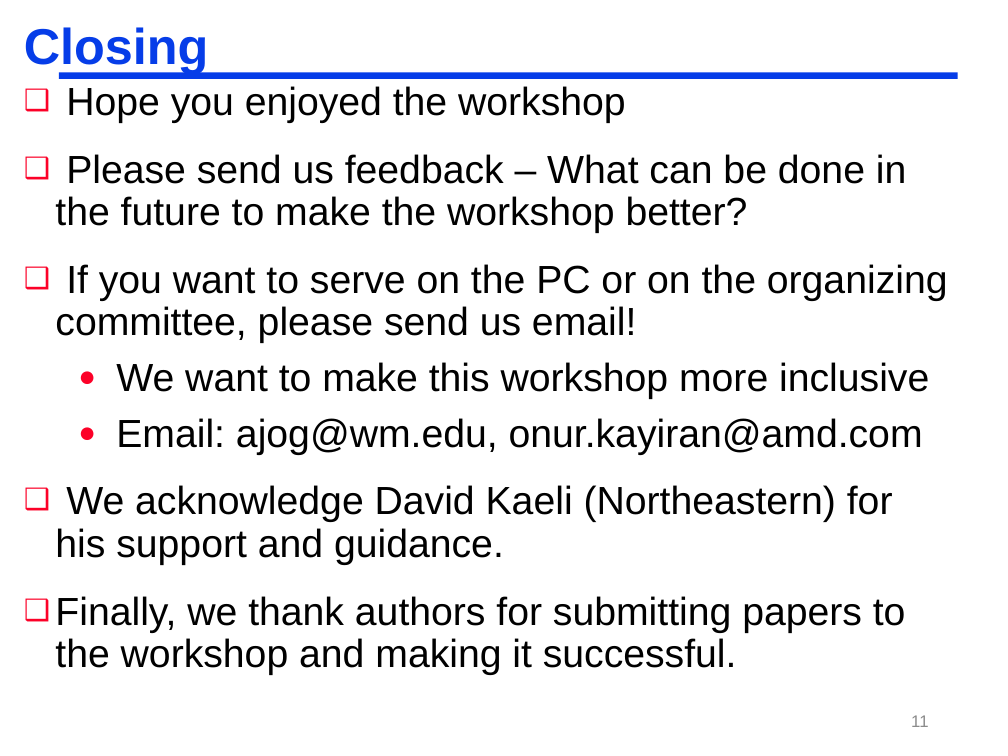
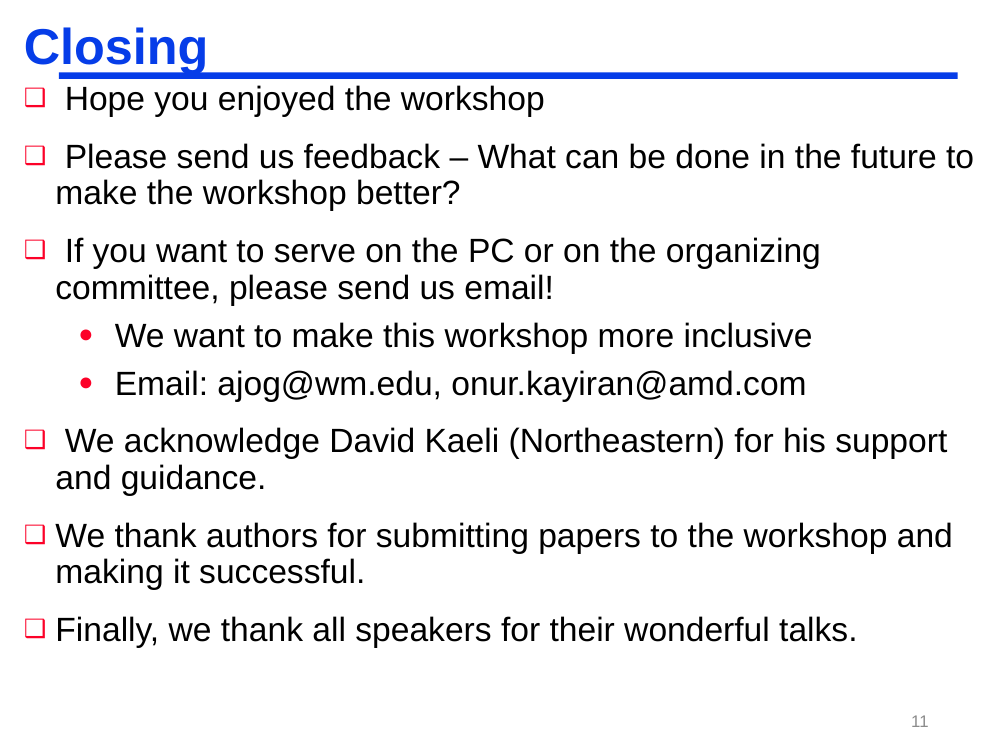
Before and after one commit to insight-archlab/insight-archlab.github.io, a slide deck: slide 11 of gpgpu-ppts/gpgpu.pptx. Drawn at 1008x756 pixels with LibreOffice and Linux fonts; fonts in the diff are those of the drawing. Boxes give left, top, right and bottom in pixels: in the first picture for what was removed or moved away, otherwise in the second. Text is boxed around its words. In the diff, an @@ line names an element or a change of style, - is before the commit and + after.

```diff
--- a/gpgpu-ppts/gpgpu.pptx
+++ b/gpgpu-ppts/gpgpu.pptx
@@ text at (x1=55, y1=85, x2=974, y2=496): size 28 to 24 pt in "Hope you enjoyed the workshop", "Please send us feedback – What can ...", "If you want to serve on the ...", "We want to make this workshop more ..." and 2 more places; less space between paragraphs @@
@@ text at (x1=55, y1=522, x2=953, y2=648): text changed; size 28 to 24 pt @@
-❑ Finally, we thank authors for submitting papers to the workshop and making it successful.
+❑ We thank authors for submitting papers to the workshop and making it successful.
+❑ Finally, we thank all speakers for their wonderful talks.
```
Also in this commit, not shown: 1 other file.
